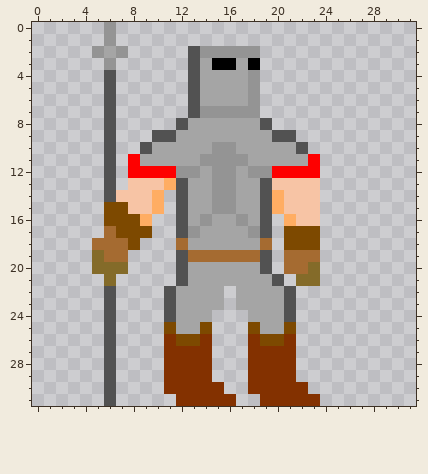
A pixel-art file gets an edit: res/sprites/char.ase. Above is the file before it was changed.
32x32 pixels, 1 frame.
The result:
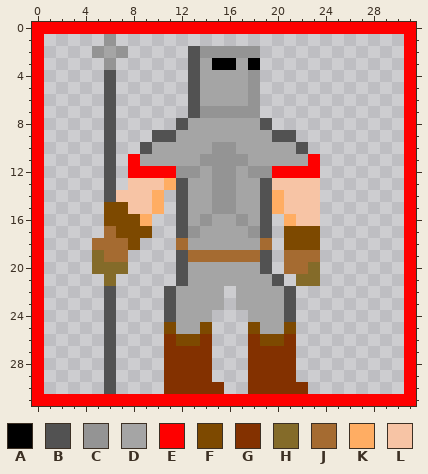
Palette (. is transparent): A #000000  B #525252  C #949494  D #a5a5a5  E #fe0000  F #7d4900  G #833100  H #846b29  J #a56b31  K #ffad63  L #f7c4a5
Change:
Changed rows in their new state; - is an unchanged pixel.
first column x 0:
 0 EEEEEEEEEEEEEEEEEEEEEEEEEEEEEEEE
 1 E------------------------------E
 2 E------------------------------E
 3 E------------------------------E
 4 E------------------------------E
 5 E------------------------------E
 6 E------------------------------E
 7 E------------------------------E
 8 E------------------------------E
 9 E------------------------------E
10 E------------------------------E
11 E------------------------------E
12 E------------------------------E
13 E------------------------------E
14 E------------------------------E
15 E------------------------------E
16 E------------------------------E
17 E------------------------------E
18 E------------------------------E
19 E------------------------------E
20 E------------------------------E
21 E------------------------------E
22 E------------------------------E
23 E------------------------------E
24 E------------------------------E
25 E------------------------------E
26 E------------------------------E
27 E------------------------------E
28 E------------------------------E
29 E------------------------------E
30 E------------------------------E
31 EEEEEEEEEEEEEEEEEEEEEEEEEEEEEEEE
Where, in picture pixels (left, top, right, bottom), the same in both pictures:
changed: (32, 22, 416, 406)
